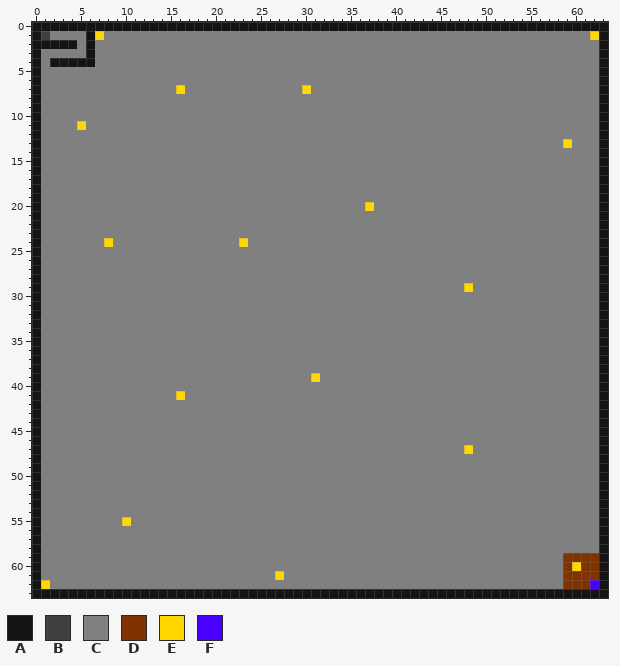
Edited in one commit: pixel-art sprite (Game/map9.png). This is how it looked before the edit.
The file is 64x64 pixels.
Palette (. is transparent): A #141414  B #404040  C #808080  D #7f3300  E #ffd800  F #4800ff
Pixels before (only the part around the change), first column x 0:
 0 AAAAAAAAAAAAAAAAAAAAAAAAAAAAAAAAAAAAAAAAAAAAAAAAAAAAAAAAAAAAAAAA
 1 ABCCCCAECCCCCCCCCCCCCCCCCCCCCCCCCCCCCCCCCCCCCCCCCCCCCCCCCCCCCCEA
 2 AAAAACACCCCCCCCCCCCCCCCCCCCCCCCCCCCCCCCCCCCCCCCCCCCCCCCCCCCCCCCA
 3 ACCCCCACCCCCCCCCCCCCCCCCCCCCCCCCCCCCCCCCCCCCCCCCCCCCCCCCCCCCCCCA
 4 ACAAAAACCCCCCCCCCCCCCCCCCCCCCCCCCCCCCCCCCCCCCCCCCCCCCCCCCCCCCCCA
 5 ACCCCCCCCCCCCCCCCCCCCCCCCCCCCCCCCCCCCCCCCCCCCCCCCCCCCCCCCCCCCCCA
 6 ACCCCCCCCCCCCCCCCCCCCCCCCCCCCCCCCCCCCCCCCCCCCCCCCCCCCCCCCCCCCCCA
 7 ACCCCCCCCCCCCCCCECCCCCCCCCCCCCECCCCCCCCCCCCCCCCCCCCCCCCCCCCCCCCA
 8 ACCCCCCCCCCCCCCCCCCCCCCCCCCCCCCCCCCCCCCCCCCCCCCCCCCCCCCCCCCCCCCA
 9 ACCCCCCCCCCCCCCCCCCCCCCCCCCCCCCCCCCCCCCCCCCCCCCCCCCCCCCCCCCCCCCA
10 ACCCCCCCCCCCCCCCCCCCCCCCCCCCCCCCCCCCCCCCCCCCCCCCCCCCCCCCCCCCCCCA
11 ACCCCECCCCCCCCCCCCCCCCCCCCCCCCCCCCCCCCCCCCCCCCCCCCCCCCCCCCCCCCCA
12 ACCCCCCCCCCCCCCCCCCCCCCCCCCCCCCCCCCCCCCCCCCCCCCCCCCCCCCCCCCCCCCA
13 ACCCCCCCCCCCCCCCCCCCCCCCCCCCCCCCCCCCCCCCCCCCCCCCCCCCCCCCCCCECCCA
14 ACCCCCCCCCCCCCCCCCCCCCCCCCCCCCCCCCCCCCCCCCCCCCCCCCCCCCCCCCCCCCCA
15 ACCCCCCCCCCCCCCCCCCCCCCCCCCCCCCCCCCCCCCCCCCCCCCCCCCCCCCCCCCCCCCA
16 ACCCCCCCCCCCCCCCCCCCCCCCCCCCCCCCCCCCCCCCCCCCCCCCCCCCCCCCCCCCCCCA
17 ACCCCCCCCCCCCCCCCCCCCCCCCCCCCCCCCCCCCCCCCCCCCCCCCCCCCCCCCCCCCCCA
18 ACCCCCCCCCCCCCCCCCCCCCCCCCCCCCCCCCCCCCCCCCCCCCCCCCCCCCCCCCCCCCCA
19 ACCCCCCCCCCCCCCCCCCCCCCCCCCCCCCCCCCCCCCCCCCCCCCCCCCCCCCCCCCCCCCA
20 ACCCCCCCCCCCCCCCCCCCCCCCCCCCCCCCCCCCCECCCCCCCCCCCCCCCCCCCCCCCCCA
21 ACCCCCCCCCCCCCCCCCCCCCCCCCCCCCCCCCCCCCCCCCCCCCCCCCCCCCCCCCCCCCCA
22 ACCCCCCCCCCCCCCCCCCCCCCCCCCCCCCCCCCCCCCCCCCCCCCCCCCCCCCCCCCCCCCA
23 ACCCCCCCCCCCCCCCCCCCCCCCCCCCCCCCCCCCCCCCCCCCCCCCCCCCCCCCCCCCCCCA
24 ACCCCCCCECCCCCCCCCCCCCCECCCCCCCCCCCCCCCCCCCCCCCCCCCCCCCCCCCCCCCA
25 ACCCCCCCCCCCCCCCCCCCCCCCCCCCCCCCCCCCCCCCCCCCCCCCCCCCCCCCCCCCCCCA
26 ACCCCCCCCCCCCCCCCCCCCCCCCCCCCCCCCCCCCCCCCCCCCCCCCCCCCCCCCCCCCCCA
27 ACCCCCCCCCCCCCCCCCCCCCCCCCCCCCCCCCCCCCCCCCCCCCCCCCCCCCCCCCCCCCCA
28 ACCCCCCCCCCCCCCCCCCCCCCCCCCCCCCCCCCCCCCCCCCCCCCCCCCCCCCCCCCCCCCA
29 ACCCCCCCCCCCCCCCCCCCCCCCCCCCCCCCCCCCCCCCCCCCCCCCECCCCCCCCCCCCCCA
30 ACCCCCCCCCCCCCCCCCCCCCCCCCCCCCCCCCCCCCCCCCCCCCCCCCCCCCCCCCCCCCCA
31 ACCCCCCCCCCCCCCCCCCCCCCCCCCCCCCCCCCCCCCCCCCCCCCCCCCCCCCCCCCCCCCA
32 ACCCCCCCCCCCCCCCCCCCCCCCCCCCCCCCCCCCCCCCCCCCCCCCCCCCCCCCCCCCCCCA
33 ACCCCCCCCCCCCCCCCCCCCCCCCCCCCCCCCCCCCCCCCCCCCCCCCCCCCCCCCCCCCCCA
34 ACCCCCCCCCCCCCCCCCCCCCCCCCCCCCCCCCCCCCCCCCCCCCCCCCCCCCCCCCCCCCCA
35 ACCCCCCCCCCCCCCCCCCCCCCCCCCCCCCCCCCCCCCCCCCCCCCCCCCCCCCCCCCCCCCA
36 ACCCCCCCCCCCCCCCCCCCCCCCCCCCCCCCCCCCCCCCCCCCCCCCCCCCCCCCCCCCCCCA
37 ACCCCCCCCCCCCCCCCCCCCCCCCCCCCCCCCCCCCCCCCCCCCCCCCCCCCCCCCCCCCCCA
38 ACCCCCCCCCCCCCCCCCCCCCCCCCCCCCCCCCCCCCCCCCCCCCCCCCCCCCCCCCCCCCCA
39 ACCCCCCCCCCCCCCCCCCCCCCCCCCCCCCECCCCCCCCCCCCCCCCCCCCCCCCCCCCCCCA
40 ACCCCCCCCCCCCCCCCCCCCCCCCCCCCCCCCCCCCCCCCCCCCCCCCCCCCCCCCCCCCCCA
41 ACCCCCCCCCCCCCCCECCCCCCCCCCCCCCCCCCCCCCCCCCCCCCCCCCCCCCCCCCCCCCA
42 ACCCCCCCCCCCCCCCCCCCCCCCCCCCCCCCCCCCCCCCCCCCCCCCCCCCCCCCCCCCCCCA
43 ACCCCCCCCCCCCCCCCCCCCCCCCCCCCCCCCCCCCCCCCCCCCCCCCCCCCCCCCCCCCCCA
44 ACCCCCCCCCCCCCCCCCCCCCCCCCCCCCCCCCCCCCCCCCCCCCCCCCCCCCCCCCCCCCCA
45 ACCCCCCCCCCCCCCCCCCCCCCCCCCCCCCCCCCCCCCCCCCCCCCCCCCCCCCCCCCCCCCA
46 ACCCCCCCCCCCCCCCCCCCCCCCCCCCCCCCCCCCCCCCCCCCCCCCCCCCCCCCCCCCCCCA
47 ACCCCCCCCCCCCCCCCCCCCCCCCCCCCCCCCCCCCCCCCCCCCCCCECCCCCCCCCCCCCCA
48 ACCCCCCCCCCCCCCCCCCCCCCCCCCCCCCCCCCCCCCCCCCCCCCCCCCCCCCCCCCCCCCA
49 ACCCCCCCCCCCCCCCCCCCCCCCCCCCCCCCCCCCCCCCCCCCCCCCCCCCCCCCCCCCCCCA
50 ACCCCCCCCCCCCCCCCCCCCCCCCCCCCCCCCCCCCCCCCCCCCCCCCCCCCCCCCCCCCCCA
51 ACCCCCCCCCCCCCCCCCCCCCCCCCCCCCCCCCCCCCCCCCCCCCCCCCCCCCCCCCCCCCCA
52 ACCCCCCCCCCCCCCCCCCCCCCCCCCCCCCCCCCCCCCCCCCCCCCCCCCCCCCCCCCCCCCA
53 ACCCCCCCCCCCCCCCCCCCCCCCCCCCCCCCCCCCCCCCCCCCCCCCCCCCCCCCCCCCCCCA
54 ACCCCCCCCCCCCCCCCCCCCCCCCCCCCCCCCCCCCCCCCCCCCCCCCCCCCCCCCCCCCCCA
55 ACCCCCCCCCECCCCCCCCCCCCCCCCCCCCCCCCCCCCCCCCCCCCCCCCCCCCCCCCCCCCA
56 ACCCCCCCCCCCCCCCCCCCCCCCCCCCCCCCCCCCCCCCCCCCCCCCCCCCCCCCCCCCCCCA
57 ACCCCCCCCCCCCCCCCCCCCCCCCCCCCCCCCCCCCCCCCCCCCCCCCCCCCCCCCCCCCCCA
58 ACCCCCCCCCCCCCCCCCCCCCCCCCCCCCCCCCCCCCCCCCCCCCCCCCCCCCCCCCCCCCCA
59 ACCCCCCCCCCCCCCCCCCCCCCCCCCCCCCCCCCCCCCCCCCCCCCCCCCCCCCCCCCDDDDA
60 ACCCCCCCCCCCCCCCCCCCCCCCCCCCCCCCCCCCCCCCCCCCCCCCCCCCCCCCCCCDEDDA
61 ACCCCCCCCCCCCCCCCCCCCCCCCCCECCCCCCCCCCCCCCCCCCCCCCCCCCCCCCCDDDDA
62 AECCCCCCCCCCCCCCCCCCCCCCCCCCCCCCCCCCCCCCCCCCCCCCCCCCCCCCCCCDDDFA
63 AAAAAAAAAAAAAAAAAAAAAAAAAAAAAAAAAAAAAAAAAAAAAAAAAAAAAAAAAAAAAAAA
Once edited:
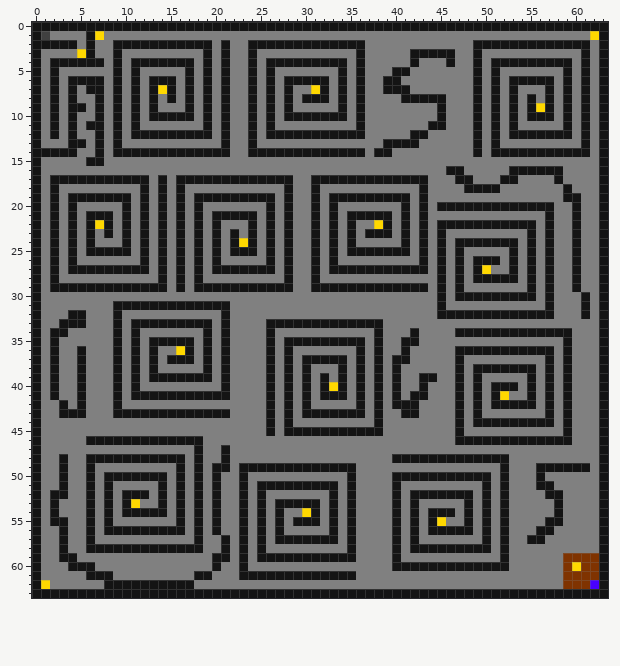
Difference:
Changed rows in their new state; - is an unchanged pixel.
first column x 1:
 2 --------AAAAAAAAAAA-A--AAAAAAAAAAAAA------------AAAAAAAAAAAAA
 3 ----E---A---------A-A--A-----------A-----AAAAA--A-----------A
 4 ------A-A-AAAAAAA-A-A--A-AAAAAAAAA-A-----A---A--A-AAAAAAAAA-A
 5 -A------A-A-----A-A-A--A-A-------A-A---AA-------A-A-------A-A
 6 -A-AAAA-A-A-AAA-A-A-A--A-A-AAAAA-A-A--AA--------A-A-AAAAA-A-A
 7 -A-A-AA-A-A-AEACA-A-A--A-A-A-CEA-A-A--AAA-------A-A-A---A-A-A
 8 -A-A--A-A-A-A-A-A-A-A--A-A-A-AAA-A-A----AAAAA---A-A-A-A-A-A-A
 9 -A-AA-A-A-A-A---A-A-A--A-A-A-----A-A--------A---A-A-A-AEA-A-A
10 -A-A--A-A-A-AAAAA-A-A--A-A-AAAAAAA-A--------A---A-A-A-AAA-A-A
11 -A-ACAA-A-A-------A-A--A-A---------A-------AA---A-A-A-----A-A
12 -A-A--A-A-AAAAAAAAA-A--A-AAAAAAAAAAA-----AA-----A-A-AAAAAAA-A
13 ---AA-A-A-----------A--A--------------AAAA------A-A-------C-A
14 AAAA--A-AAAAAAAAAAAAA--AAAAAAAAAAAAA-AA---------A-AAAAAAAAAAA
15 -----AA------------------------------------------------------
16 ---------------------------------------------AA-----AAAAAA---
17 -AAAAAAAAAAA-A-AAAAAAAAAAAAA--AAAAAAAAAAAAA---AA---AA----A---
18 -A---------A-A-A-----------A--A-----------A----AAAA-------A--
19 -A-AAAAAAA-A-A-A-AAAAAAAAA-A--A-AAAAAAAAA-A---------------AA-
20 -A-A-----A-A-A-A-A-------A-A--A-A---C---A-A-AAAAAAAAAAAAA--A-
21 -A-A-AAA-A-A-A-A-A-AAAAA-A-A--A-A-AAAAA-A-A-------------A--A-
22 -A-A-AEA-A-A-A-A-A-A---A-A-A--A-A-A--EA-A-A-AAAAAAAAAAA-A--A-
23 -A-A-A-A-A-A-A-A-A-A-A-A-A-A--A-A-A-AAA-A-A-A---------A-A--A-
24 -A-A-A-C-A-A-A-A-A-A-A-A-A-A--A-A-A-----A-A-A-AAAAAAA-A-A--A-
25 -A-A-AAAAA-A-A-A-A-A-AAA-A-A--A-A-AAAAAAA-A-A-A-----A-A-A--A-
26 -A-A-------A-A-A-A-A-----A-A--A-A---------A-A-A-AAA-A-A-A--A-
27 -A-AAAAAAAAA-A-A-A-AAAAAAA-A--A-AAAAAAAAAAA-A-A-AE--A-A-A--A-
28 -A-----------A-A-A---------A--A-------------A-A-AAAAA-A-A--A-
29 -AAAAAAAAAAAAA-A-AAAAAAAAAAA--AAAAAAAAAAAAA-A-AC------A-A--A-
30 --------------------------------------------A-AAAAAAAAA-A---A
31 --------AAAAAAAAAAAAA-----------------------A-----------A---A
32 ---AA---A-----------A-----------------------AAAAAAAAAAAAA---A
33 --AAA---A-AAAAAAAAA-A----AAAAAAAAAAAAA-----------------------
34 -AA-----A-A-------A-A----A-----------A---A----AAAAAAAAAAAAA--
35 -A------A-A-AAAAA-A-A----A-AAAAAAAAA-A--AA----------------A--
36 -A--A---A-A-A--EA-A-A----A-A-------A-A--A-----AAAAAAAAAAA-A--
37 -A--A---A-A-A-AAA-A-A----A-A-AAAAA-A-A-AA-----A---------A-A--
38 -A--A---A-A-A-----A-A----A-A-A---A-A-A-A------A-AAAAAAA-A-A--
39 -A--A---A-A-AAAAAAA-A----A-A-ACA-A-A-A-A--AA--A-A-----A-A-A--
40 -A--A---A-A---------A----A-A-A-AEA-A-A-A--A---A-A-AAA-A-A-A--
41 -A--A---A-AAAAAAAAAAA----A-A-A-AAA-A-A-A-AA---A-A-AE--A-A-A--
42 --A-A---A----------------A-A-A-----A-A-AAA----A-A-AAAAA-A-A--
43 --AAA---AAAAAAAAAAAAA----A-A-AAAAAAA-A--AA----A-A-------A-A--
44 -------------------------A-A---------A--------A-AAAAAAAAA-A--
45 -------------------------A-AAAAAAAAAAA--------A-----------A--
46 -----AAAAAAAAAAAAA----------------------------AAAAAAAAAAAAA--
47 -----------------A--A--------------------------C-------------
48 --A--AAAAAAAAAAA-A--A------------------AAAAAAAAAAAAA---------
49 --A--A---------A-A-AA-AAAAAAAAAAAAA----------------A---AAAAAA
50 --A--A-AAAAAAA-A-A-A--A-----------A----AAAAAAAAAAA-A---A-----
51 --A--A-A-----A-A-A-A--A-AAAAAAAAA-A----A---------A-A---AA----
52 -AA--A-A-AAA-A-A-A-A--A-A-------A-A----A-AAAAAAA-A-A----AA---
53 -A---A-A-AE--A-A-A-A--A-A-AAAAA-A-A----A-A-----A-A-A-----A---
54 -A---A-A-AAAAA-A-A-A--A-A-A--EA-A-A----A-A-AAA-A-A-A-----A---
55 -AA--A-A-C-----A-A-A--A-A-A-AAA-A-A----A-A-AE--A-A-A----AA---
56 --A--A-AAAAAAAAA-A-A--A-A-A-----A-A----A-A-AAAAA-A-A---AA----
57 --A--A-----------A--A-A-A-AAAAAAA-A----A-A-------A-A--AA-----
58 --A--AAAAAAAAAAAAA--A-A-A---------A----A-AAAAAAAAA-A---------
59 --AA---------------AA-A-AAAAAAAAAAA----A-----------A---------
60 ---AAA-------------A--A----------------AAAAAAAAAAAAA---------
61 -----AAA---------AA---AAAAAAAAAAAAA--------------------------
62 -------AAAAAAAAAA--------------------------------------------
